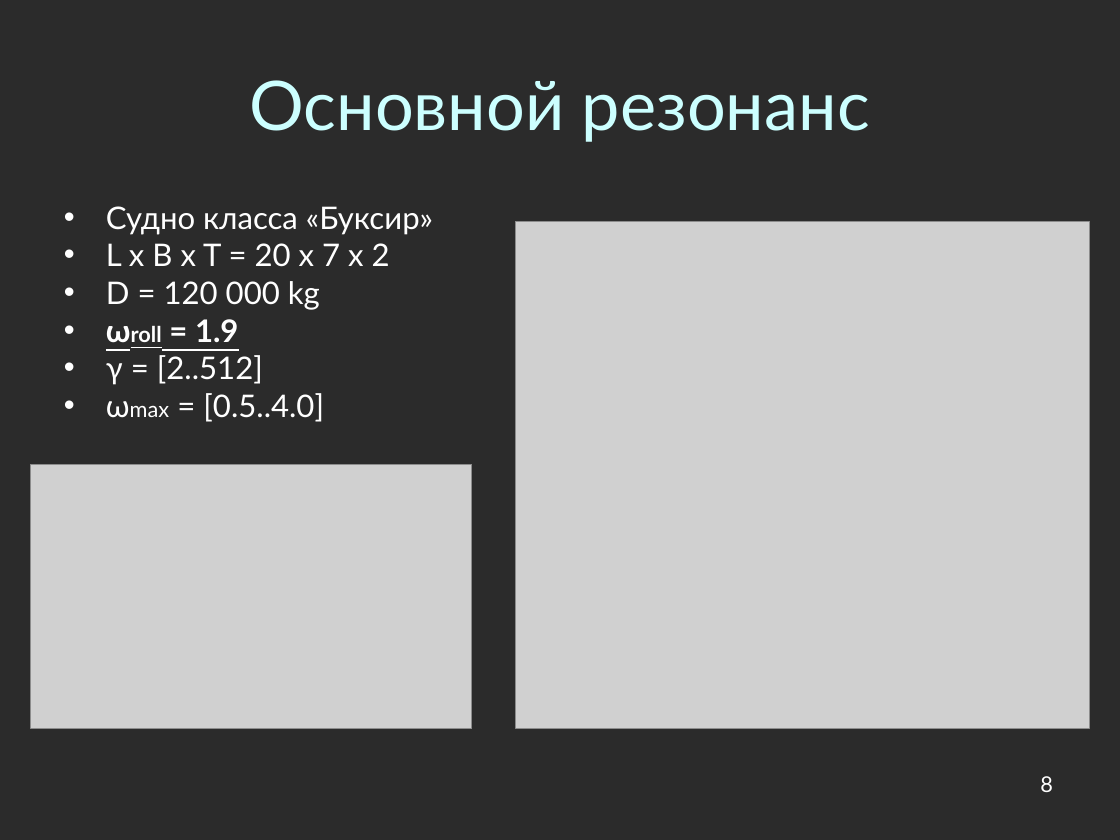
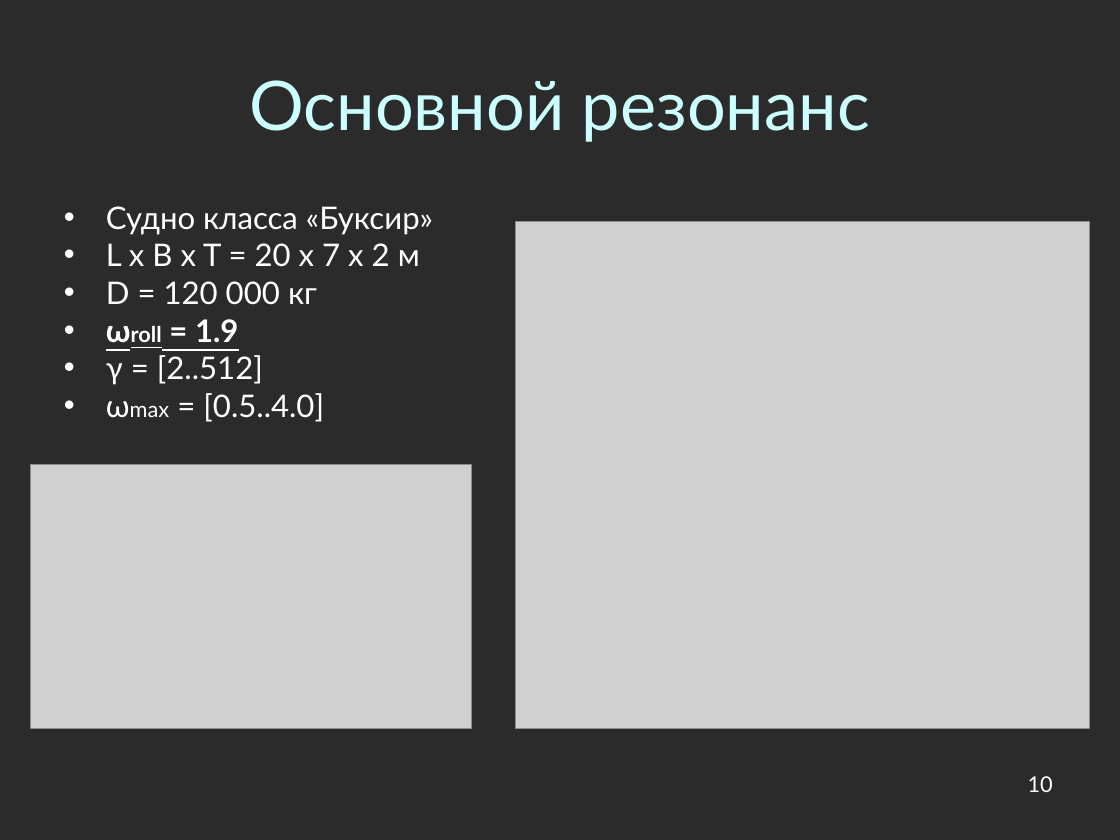
Before and after one commit to Jacobi20/nano-vis, a slide deck: slide 10 of docs/conf_2011_cyprus/conf_2011_cyprus.ppt (slide 8 before the commit). Drawn at 1120x840 pixels with LibreOffice and Linux fonts; fonts in the diff are those of the drawing; grey boxes stand for pictures; background and template pictures are left out; a plain dark background stands for a picture behind light text. Boxes give left, top, right and bottom in pixels: in the first picture for what was removed or moved away, otherwise in the second. Text is boxed around its words. In the diff, an @@ line names an element or a change of style, - is before the commit and + after.

```diff
--- a/docs/conf_2011_cyprus/conf_2011_cyprus.ppt
+++ b/docs/conf_2011_cyprus/conf_2011_cyprus.ppt
@@ text at (106,243,420,305): text changed @@
-• L x B x T = 20 x 7 x 2
-• D = 120 000 kg
+• L x B x T = 20 x 7 x 2 м
+• D = 120 000 кг
@@ page number at (1028,776,1053,792): text changed @@
-8
+10
```
Also in this commit, not shown: 2 other slides changed, 7 slides added, 11 other files.
